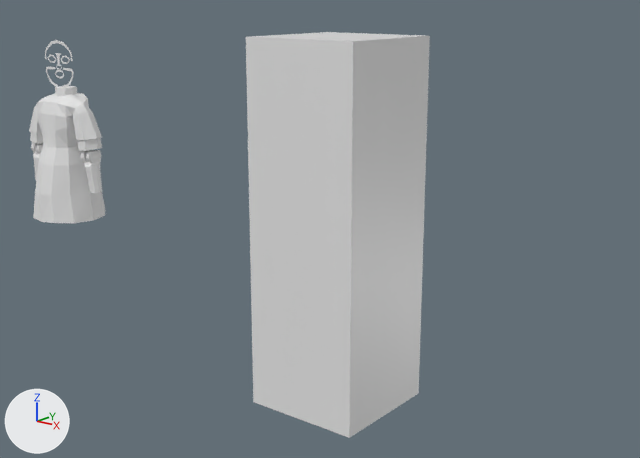
Before and after pictures for a commit that changed the Blender file Archivos Blender/doll.blend.
Camera for both pictures: a camera (50 mm lens) standing at (15.33, -11.04, 6.66) and looking at (3.79, 3.61, 1.67). Arrows for +X, +Y and +Z are at lower left; the lights stay in place.
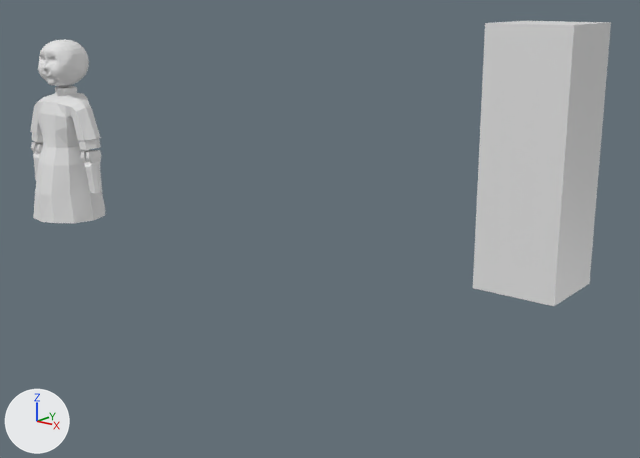
Boxes [x1, y1, x2, y2] around the edits, measured in the pictures (640 x 458 px):
```json
{"object": "Cube", "change": "moved", "before": [246, 32, 430, 438], "after": [473, 21, 611, 306]}
{"object": "Sphere", "change": "added", "after": [38, 39, 89, 86]}
{"object": "Plane", "change": "hidden", "before": [45, 40, 74, 88]}
{"part": 1, "of": "me_plane", "change": "built on", "before": [46, 55, 74, 88]}
```

The change, as JSON lines over the scene's bpy script:
```json
{"block": "me_plane", "where": "# used by ob_plane; location = (-0.07, -0.01, 5.12); rotation_euler = (1.571, 0.0, 0.0), in degrees (90, 0, 0); scale = (0.0356, 0.0356, 0.0356)"}
{"op": "remove", "block": "me_plane", "code": "me_plane.from_pydata(...)  # 74 vertices, 33 faces; spans x 0.0..13.0, y -9.9..16.7, z 0.0"}
{"op": "add", "block": "me_plane", "code": "me_plane.from_pydata(...)  # 94 vertices, 68 faces; spans x 0.0..13.2, y -9.9..17.6, z -17.6..0.4"}
{"block": "me_plane", "change": "me_plane part 1"}
{"block": "me_plane", "change": "24 vertices are removed from x 0.0..13.0, y -9.9..6.6, z 0.0"}
{"block": "me_plane", "change": "19 faces are deleted"}
{"block": "me_plane", "change": "7 vertices move from x 1.8..11.8, y -4.4..6.3, z 0.0 to x 0.0..13.2, y -8.4..6.7, z -0.1..0.4"}
{"block": "me_plane", "change": "44 vertices are added at x 0.0..12.6, y -9.9..17.6, z -17.6..0.4"}
{"block": "me_plane", "change": "54 new faces join them"}
{"op": "add", "block": "me_sphere", "code": ["me_sphere = bpy.data.meshes.new('Sphere')", "me_sphere.from_pydata(...)  # 13364 vertices, 26724 faces; spans x -0.483..0.483, y -0.375..0.574, z -0.463..0.469"]}
{"op": "set", "path": "ob_cube.location", "old": "(7.0, 0.0, 3.0)", "new": "(7.0, 7.54, 3.0)"}
{"op": "add", "block": "ob_plane", "code": "ob_plane.hide_set(True)"}
{"op": "add", "block": "ob_sphere", "code": ["ob_sphere = bpy.data.objects.new('Sphere', me_sphere)", "ob_sphere.location = (-0.07, -0.01, 5.25)"]}
```
